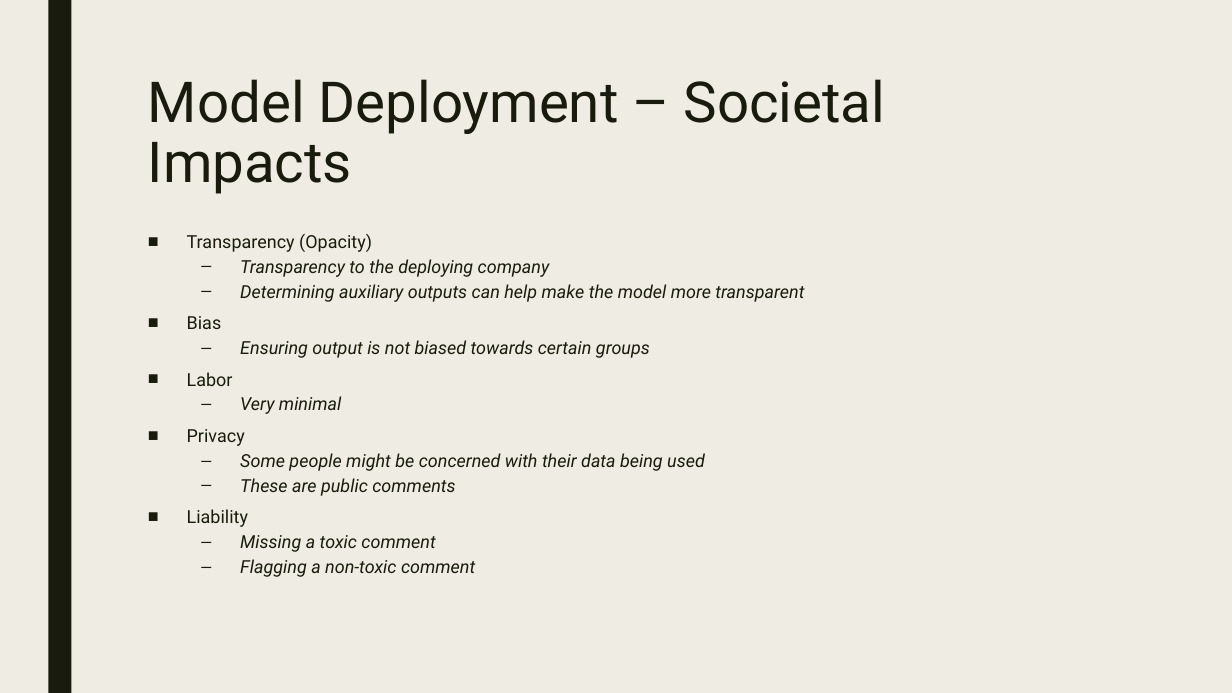
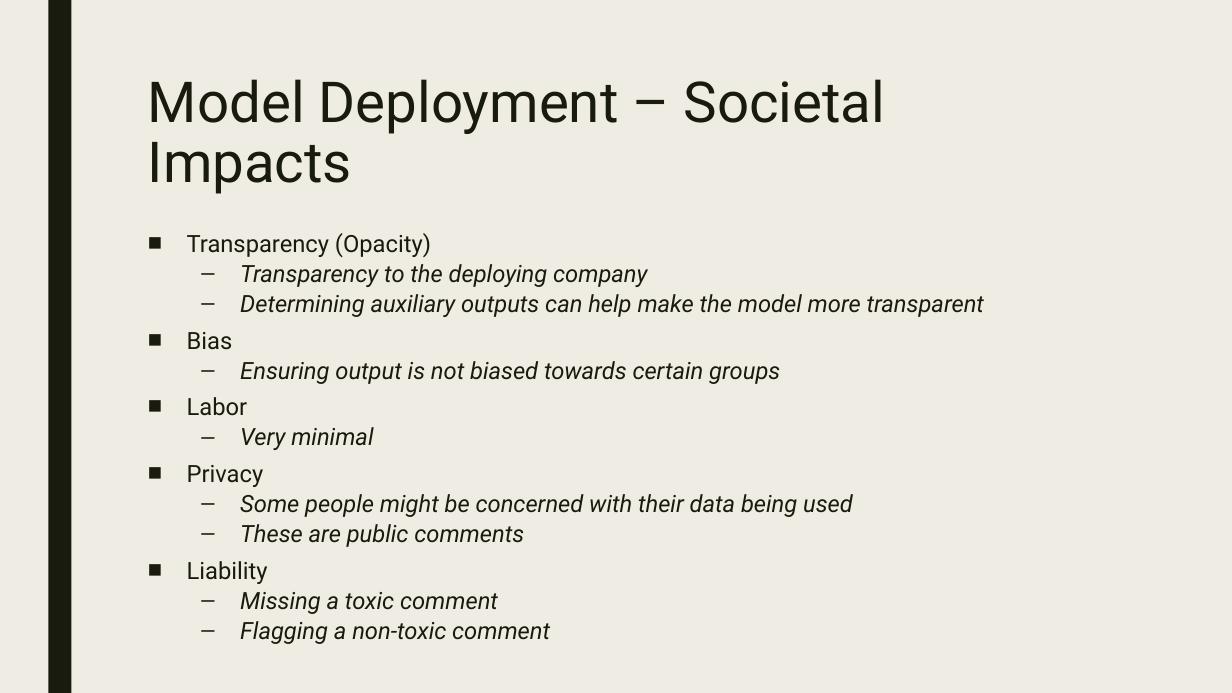
Before and after one commit to jsakhnin/NLPmodule, a slide deck: slide 15 of NLP_presentation.pptx. Drawn at 1232x693 pixels with LibreOffice and Linux fonts; fonts in the diff are those of the drawing. Boxes give left, top, right and bottom in pixels: in the first picture for what was removed or moved away, otherwise in the second. Text is boxed around its words. In the diff, an @@ line names an element or a change of style, - is before the commit and + after.

Commit message:
Fixes some formatting for the presentation.

```diff
--- a/NLP_presentation.pptx
+++ b/NLP_presentation.pptx
@@ text "Transparency (Opacity)" at (x1=187, y1=233, x2=984, y2=644): size 14 to 18.5 pt @@
```
Also in this commit, not shown: 7 other slides changed, 1 slide added, 1 slide removed.
